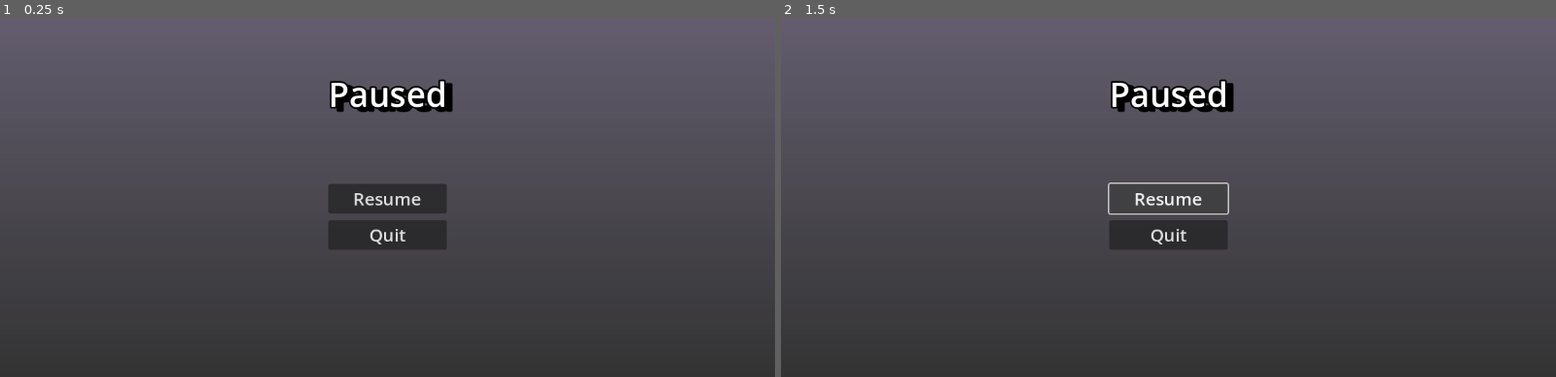
Above: before the commit, frames 1-2 (left to right).
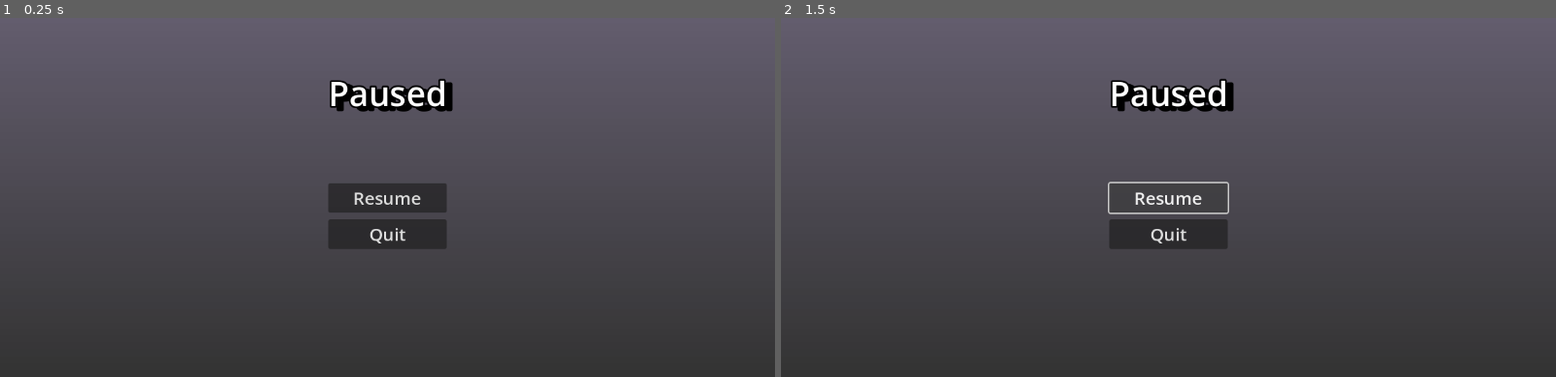
Above: after the commit, the same moments.

Repository: Hokome/GMTK-2024
Game: Godot game, scene res://ui/pause_screen.tscn
The game is run twice, just before and just after one commit, with the same random seed, the same clock (stepped at 60 frames per second) and the same inputs. This scene is started directly instead of the project's main scene. The engine's default icon, where the game draws it, is replaced by a stand-in: a white triangle on a blue panel in a dark square.
Inputs:
- Up to frame 1 (0.25 s): no input
- Up to frame 2 (1.5 s): click "Resume" at 0.5 s; tap Enter at 1.25 s; hold D (move_right) from 1.28 s (still down)

The runs differ from the first frame. In frame 1, 0.5% of the frame differs, in the area x 42-59%, y 16-64%; in frame 2, 0.7%.

Commit message:
settings_page

Diff:
--- a/ui/main_theme.tres
+++ b/ui/main_theme.tres
@@ -3,6 +3,12 @@
 [resource]
 default_font_size = 26
 BoxContainer/constants/separation = 10
+Label/colors/font_shadow_color = Color(0, 0, 0, 1)
+Label/constants/outline_size = 10
+Label/constants/shadow_offset_x = 10
+Label/constants/shadow_offset_y = 5
+Label/constants/shadow_outline_size = 10
+Label/font_sizes/font_size = 50
 MarginContainer/constants/margin_bottom = 5
 MarginContainer/constants/margin_left = 5
 MarginContainer/constants/margin_right = 5
--- a/ui/pause_screen.tscn
+++ b/ui/pause_screen.tscn
@@ -21,10 +21,6 @@
 anchors_preset = 15
 anchor_right = 1.0
 anchor_bottom = 1.0
-offset_left = -68.0
-offset_top = -113.5
-offset_right = 68.0
-offset_bottom = 113.5
 grow_horizontal = 2
 grow_vertical = 2
 theme = ExtResource("3_2ux82")
@@ -39,12 +35,6 @@
 process_mode = 2
 layout_mode = 2
 theme = ExtResource("3_2ux82")
-theme_override_colors/font_shadow_color = Color(0, 0, 0, 1)
-theme_override_constants/shadow_offset_x = 10
-theme_override_constants/shadow_offset_y = 5
-theme_override_constants/outline_size = 10
-theme_override_constants/shadow_outline_size = 10
-theme_override_font_sizes/font_size = 50
 text = "Paused"
 horizontal_alignment = 1
 vertical_alignment = 1
--- /dev/null
+++ b/ui/settings_screen.tscn
@@ -0,0 +1,152 @@
+[gd_scene load_steps=2 format=3 uid="uid://7jop3ik8ticy"]
+
+[ext_resource type="Theme" uid="uid://cabxqkghtkxtt" path="res://ui/main_theme.tres" id="1_h68wd"]
+
+[node name="panel" type="Panel"]
+anchors_preset = 15
+anchor_right = 1.0
+anchor_bottom = 1.0
+grow_horizontal = 2
+grow_vertical = 2
+theme = ExtResource("1_h68wd")
+
+[node name="center_container" type="CenterContainer" parent="."]
+layout_mode = 1
+anchors_preset = 15
+anchor_right = 1.0
+anchor_bottom = 1.0
+grow_horizontal = 2
+grow_vertical = 2
+theme = ExtResource("1_h68wd")
+
+[node name="entire_container" type="VBoxContainer" parent="center_container"]
+layout_mode = 2
+theme_override_constants/separation = 50
+
+[node name="settings_label" type="Label" parent="center_container/entire_container"]
+layout_mode = 2
+size_flags_horizontal = 3
+theme = ExtResource("1_h68wd")
+text = "Settings"
+horizontal_alignment = 1
+vertical_alignment = 1
+
+[node name="v_box_container" type="VBoxContainer" parent="center_container/entire_container"]
+process_mode = 3
+layout_mode = 2
+theme = ExtResource("1_h68wd")
+alignment = 1
+
+[node name="resolution_container" type="GridContainer" parent="center_container/entire_container/v_box_container"]
+layout_mode = 2
+theme = ExtResource("1_h68wd")
+columns = 2
+
+[node name="window_label" type="Label" parent="center_container/entire_container/v_box_container/resolution_container"]
+layout_mode = 2
+size_flags_horizontal = 3
+theme = ExtResource("1_h68wd")
+theme_type_variation = &"HeaderSmall"
+theme_override_colors/font_shadow_color = Color(0, 0, 0, 0)
+theme_override_constants/outline_size = 0
+text = "Window Mode"
+
+[node name="window_drop_down" type="OptionButton" parent="center_container/entire_container/v_box_container/resolution_container"]
+custom_minimum_size = Vector2(100, 10)
+layout_mode = 2
+size_flags_horizontal = 3
+theme = ExtResource("1_h68wd")
+theme_override_constants/outline_size = 0
+
+[node name="resolution_label" type="Label" parent="center_container/entire_container/v_box_container/resolution_container"]
+layout_mode = 2
+size_flags_horizontal = 3
+theme = ExtResource("1_h68wd")
+theme_type_variation = &"HeaderSmall"
+theme_override_colors/font_shadow_color = Color(0, 0, 0, 0)
+theme_override_constants/outline_size = 0
+text = "Resolution
+"
+
+[node name="res_drop_down" type="OptionButton" parent="center_container/entire_container/v_box_container/resolution_container"]
+custom_minimum_size = Vector2(100, 10)
+layout_mode = 2
+size_flags_horizontal = 3
+theme = ExtResource("1_h68wd")
+theme_override_constants/outline_size = 0
+
+[node name="h_separator" type="HSeparator" parent="center_container/entire_container/v_box_container"]
+layout_mode = 2
+theme = ExtResource("1_h68wd")
+
+[node name="music_container" type="GridContainer" parent="center_container/entire_container/v_box_container"]
+custom_minimum_size = Vector2(300, 0)
+layout_mode = 2
+theme = ExtResource("1_h68wd")
+columns = 3
+
+[node name="master_slider" type="VSlider" parent="center_container/entire_container/v_box_container/music_container"]
+custom_minimum_size = Vector2(0, 100)
+layout_mode = 2
+size_flags_horizontal = 3
+value = 50.0
+tick_count = 4
+
+[node name="music_slider" type="VSlider" parent="center_container/entire_container/v_box_container/music_container"]
+custom_minimum_size = Vector2(0, 100)
+layout_mode = 2
+size_flags_horizontal = 3
+value = 50.0
+tick_count = 4
+
+[node name="sfx_slider" type="VSlider" parent="center_container/entire_container/v_box_container/music_container"]
+custom_minimum_size = Vector2(0, 100)
+layout_mode = 2
+size_flags_horizontal = 3
+value = 50.0
+tick_count = 4
+
+[node name="master_label" type="Label" parent="center_container/entire_container/v_box_container/music_container"]
+layout_mode = 2
+size_flags_horizontal = 3
+theme_type_variation = &"HeaderSmall"
+theme_override_colors/font_shadow_color = Color(0, 0, 0, 0)
+theme_override_constants/outline_size = 0
+text = "Master"
+horizontal_alignment = 1
+
+[node name="music_label" type="Label" parent="center_container/entire_container/v_box_container/music_container"]
+layout_mode = 2
+size_flags_horizontal = 3
+theme_type_variation = &"HeaderSmall"
+theme_override_colors/font_shadow_color = Color(0, 0, 0, 0)
+theme_override_constants/outline_size = 0
+text = "Music"
+horizontal_alignment = 1
+
+[node name="sfx_label" type="Label" parent="center_container/entire_container/v_box_container/music_container"]
+layout_mode = 2
+size_flags_horizontal = 3
+theme_type_variation = &"HeaderSmall"
+theme_override_colors/font_shadow_color = Color(0, 0, 0, 0)
+theme_override_constants/outline_size = 0
+text = "Sfx
+"
+horizontal_alignment = 1
+
+[node name="btn_container" type="HBoxContainer" parent="center_container/entire_container/v_box_container"]
+layout_mode = 2
+theme = ExtResource("1_h68wd")
+
+[node name="save_button" type="Button" parent="center_container/entire_container/v_box_container/btn_container"]
+layout_mode = 2
+size_flags_horizontal = 3
+theme = ExtResource("1_h68wd")
+text = "Save"
+
+[node name="back_button" type="Button" parent="center_container/entire_container/v_box_container/btn_container"]
+layout_mode = 2
+size_flags_horizontal = 3
+theme = ExtResource("1_h68wd")
+text = "Back
+"
